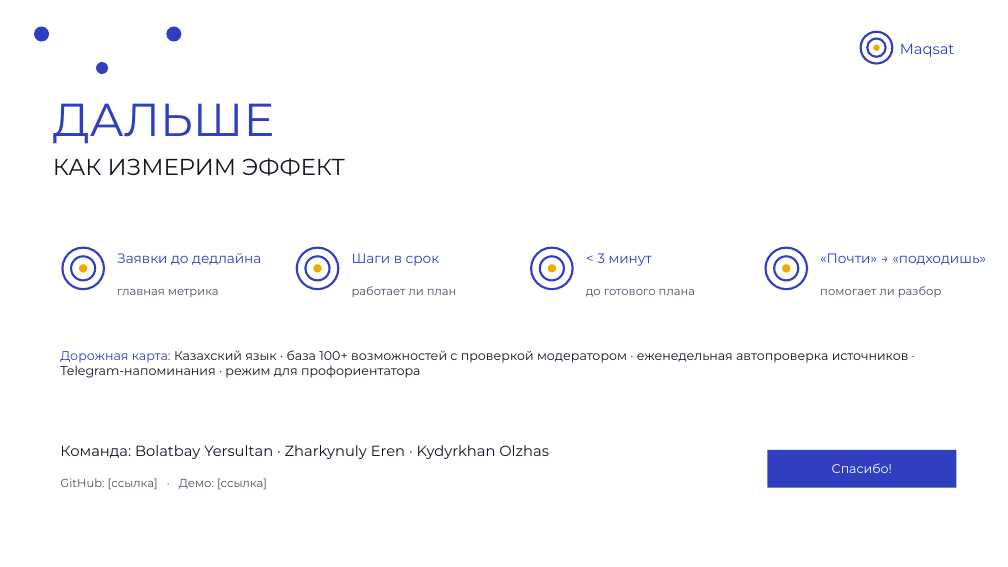
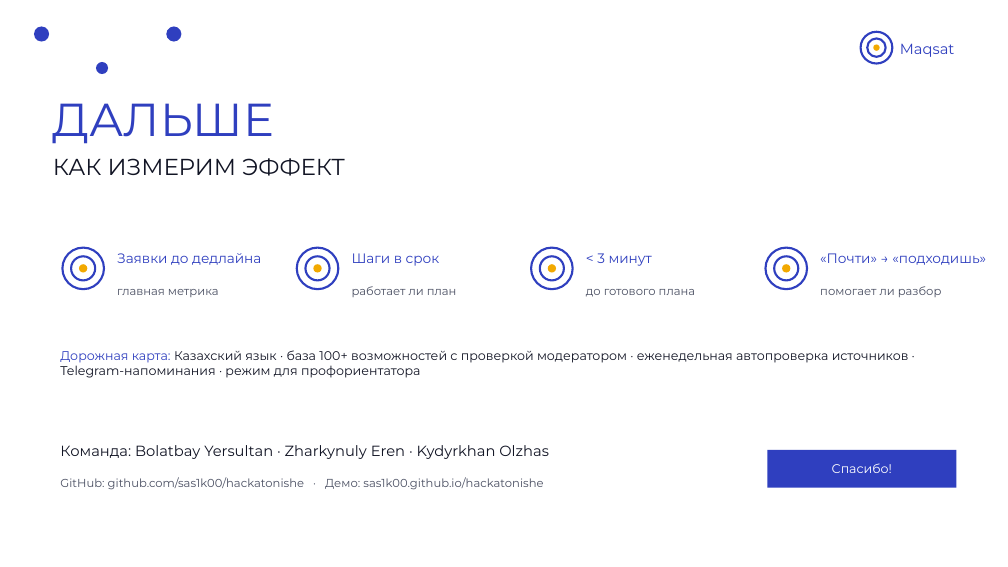
Before and after one commit to sas1k00/hackatonishe, a slide deck: slide 12 of docs/Maqsat_VentureHack2026_Final.pptx. Drawn at 1008x567 pixels with LibreOffice and Linux fonts; fonts in the diff are those of the drawing; background and template pictures are left out. Boxes give left, top, right and bottom in pixels: in the first picture for what was removed or moved away, otherwise in the second. Text is boxed around its words. In the diff, an @@ line names an element or a change of style, - is before the commit and + after.

```diff
--- a/docs/Maqsat_VentureHack2026_Final.pptx
+++ b/docs/Maqsat_VentureHack2026_Final.pptx
@@ text at [60, 477, 543, 490]: text changed @@
-GitHub: [ссылка] · Демо: [ссылка]
+GitHub: github.com/sas1k00/hackatonishe · Демо: sas1k00.github.io/hackatonishe
```
Also in this commit, not shown: 6 other files.
